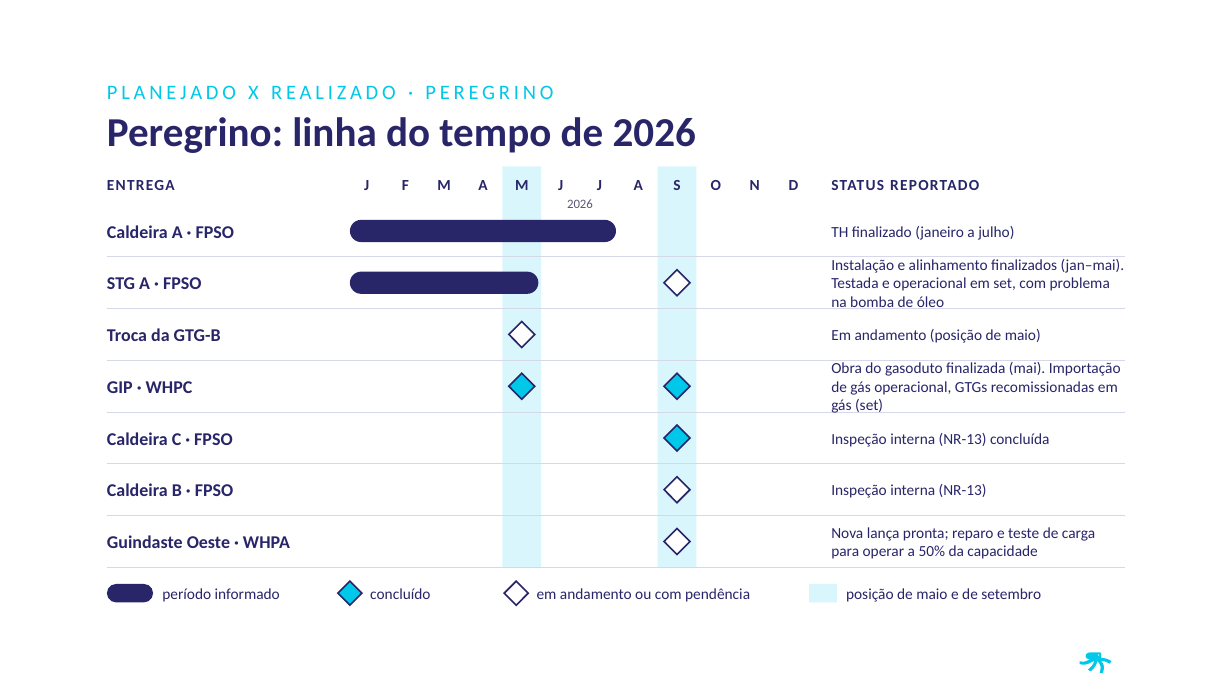
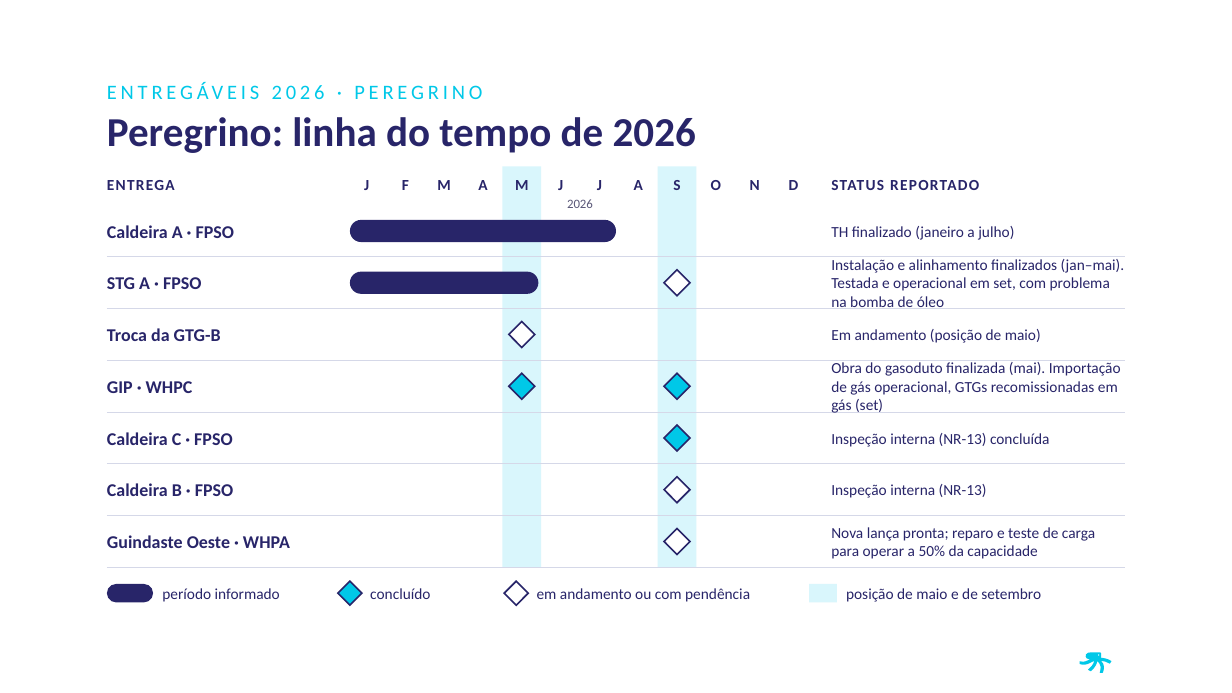
Before and after one commit to LucasRibaas/Planejamento, a slide deck: slide 7 of Investor_Day_PRIO_2026.pptx (slide 5 before the commit). Drawn at 1232x693 pixels with LibreOffice and Linux fonts; fonts in the diff are those of the drawing; background and template pictures are left out. Boxes give left, top, right and bottom in pixels: in the first picture for what was removed or moved away, otherwise in the second. Text is boxed around its words. In the diff, an @@ line names an element or a change of style, - is before the commit and + after.

```diff
--- a/Investor_Day_PRIO_2026.pptx
+++ b/Investor_Day_PRIO_2026.pptx
@@ text at <box>107,82,482,99</box>: text changed @@
-PLANEJADO X REALIZADO · PEREGRINO
+ENTREGÁVEIS 2026 · PEREGRINO
```
Also in this commit, not shown: 6 other slides changed, 3 slides added, 3 slides removed.
